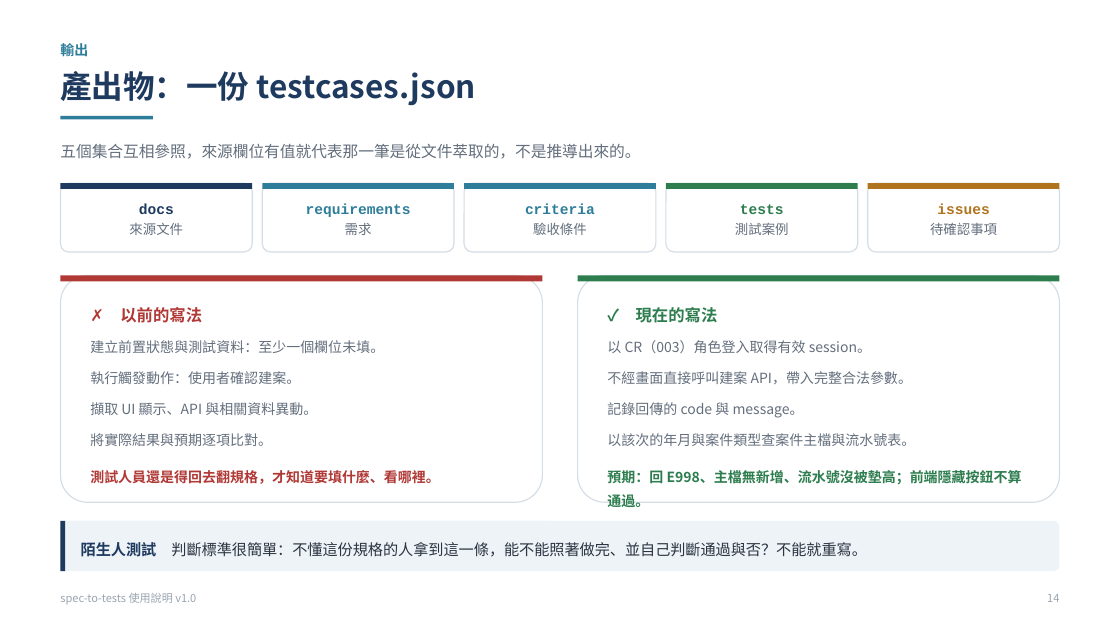
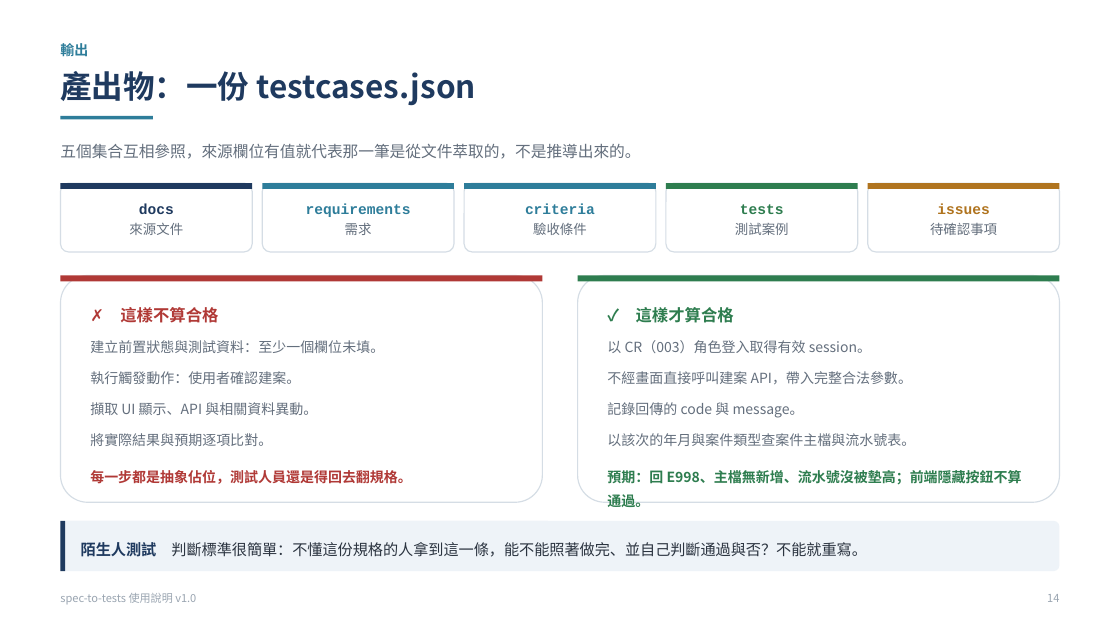
Before and after one commit to Wayne-Kao/cathay, a slide deck: slide 14 of spec-to-tests_使用說明_v1.0.pptx. Drawn at 1120x630 pixels with LibreOffice and Linux fonts; fonts in the diff are those of the drawing. Boxes give left, top, right and bottom in pixels: in the first picture for what was removed or moved away, otherwise in the second. Text is boxed around its words. In the diff, an @@ line names an element or a change of style, - is before the commit and + after.

```diff
--- a/spec-to-tests_使用說明_v1.0.pptx
+++ b/spec-to-tests_使用說明_v1.0.pptx
@@ text in rounded rectangle at (120,307,218,323): text changed @@
-✗ 以前的寫法
+✗ 這樣不算合格
@@ text in rounded rectangle at (636,307,734,323): text changed @@
-✓ 現在的寫法
+✓ 這樣才算合格
@@ text in rounded rectangle at (90,470,412,484): text changed @@
-測試人員還是得回去翻規格，才知道要填什麼、看哪裡。
+每一步都是抽象佔位，測試人員還是得回去翻規格。
```
Also in this commit, not shown: 4 other slides changed, 1 slide added, 1 slide removed.
